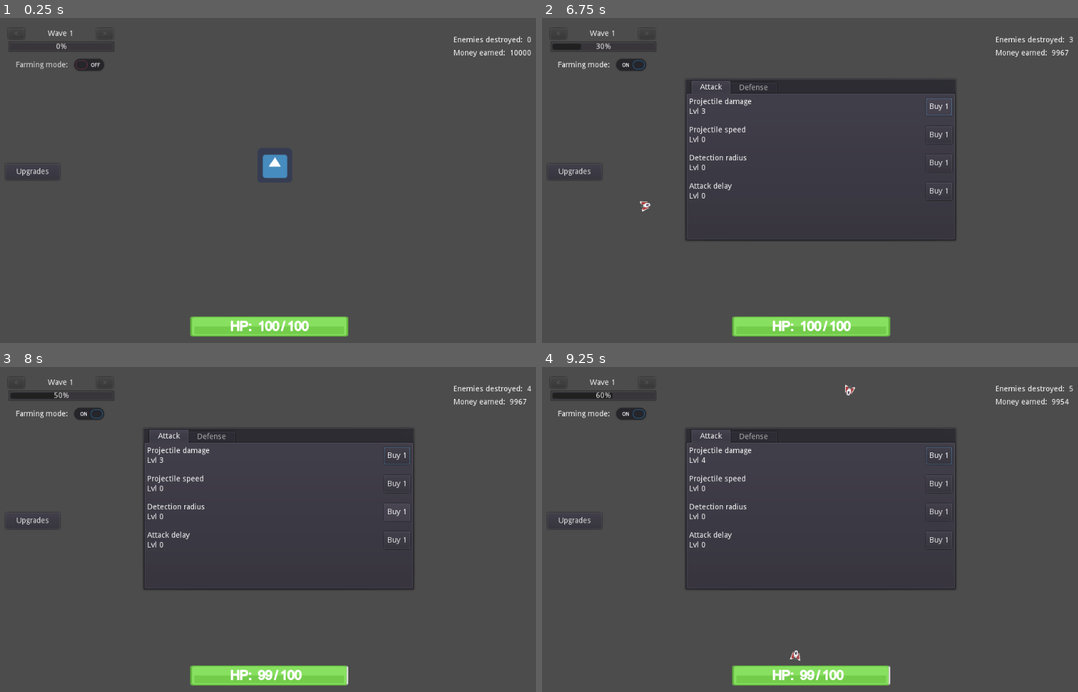
Above: before the commit, frames 1-4 (two rows, left to right).
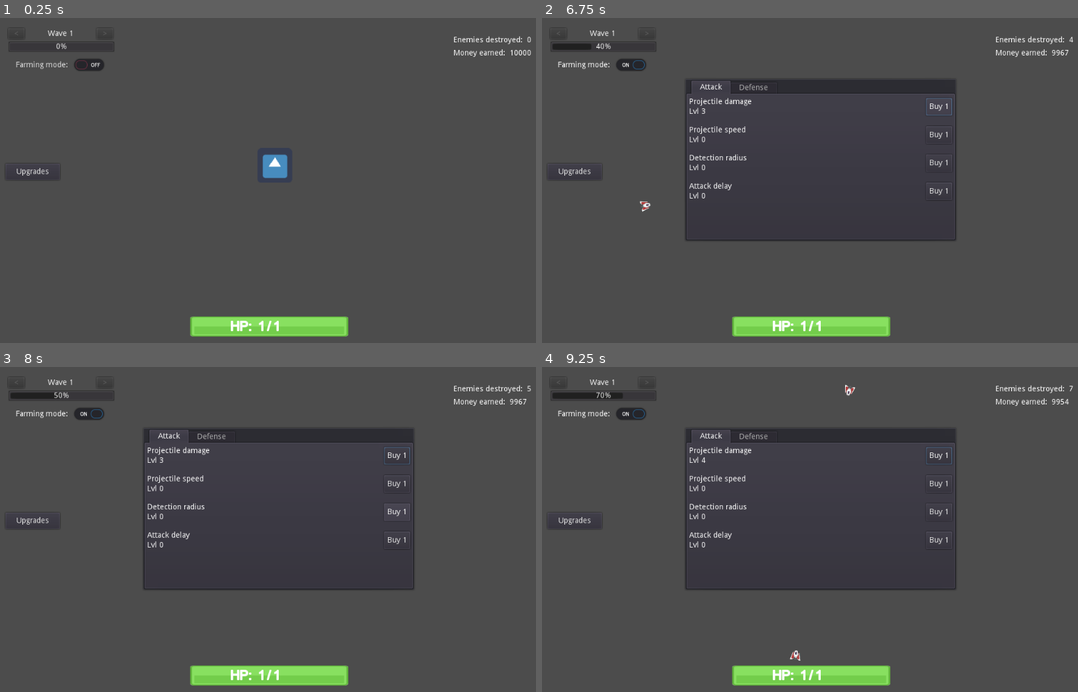
Above: after the commit, the same moments.

Repository: deniauma/UltimateDefenseIdle
Game: Godot game, scene res://Scenes/Main.tscn
Same seed, same stepped clock (60 frames per second), same inputs: the game is played once before the commit and once after it. The engine's default icon, where the game draws it, is replaced by a stand-in: a white triangle on a blue panel in a dark square.
Inputs (mouse positions are in pixels of both pictures, inside the frame that each line leads up to):
- Up to frame 1 (0.25 s): no input
- Up to frame 2 (6.75 s): click "Farming mode:" at 0.5 s; click "Upgrades" at 1.25 s; click "Buy 1" at 2 s; click "Farming mode:" at 2.75 s; click "Upgrades" at 3.5 s; click "Buy 1" at 4.25 s; click "Farming mode:" at 5 s; click "Upgrades" at 5.75 s; click "Buy 1" at 6.5 s
- Up to frame 3 (8 s): move the mouse to (396, 513) at 7.27 s
- Up to frame 4 (9.25 s): move the mouse to (708, 545) at 8.02 s; tap Enter at 8.75 s; move the mouse to (874, 458) at 8.77 s

The runs differ from the first frame. In frame 1, 0.2% of the frame differs, in the area x 49-58%, y 93-97%; in frame 2, 0.2%; in frame 3, 0.2%; in frame 4, 0.2%, in the area x 10-100%, y 5-98%.

Commit message:
Added aoe on bullets and def upgrades

Diff:
--- a/Scenes/Bullet.tscn
+++ b/Scenes/Bullet.tscn
@@ -1,10 +1,13 @@
-[gd_scene load_steps=4 format=2]
+[gd_scene load_steps=5 format=2]
 
 [ext_resource path="res://Scripts/Bullet.gd" type="Script" id=1]
 [ext_resource path="res://Assets/spaceMissiles_016.png" type="Texture" id=2]
 
 [sub_resource type="RectangleShape2D" id=1]
 extents = Vector2( 6.21915, 12.5194 )
+
+[sub_resource type="CircleShape2D" id=2]
+radius = 100.0
 
 [node name="Bullet" type="KinematicBody2D"]
 collision_layer = 4
@@ -31,3 +34,8 @@
 
 [node name="TTL" type="Timer" parent="."]
 autostart = true
+
+[node name="AoE" type="Area2D" parent="."]
+
+[node name="CollisionShape2D" type="CollisionShape2D" parent="AoE"]
+shape = SubResource( 2 )
--- a/Scenes/UpgradesUI.tscn
+++ b/Scenes/UpgradesUI.tscn
@@ -66,3 +66,8 @@
 margin_top = 32.0
 margin_right = -4.0
 margin_bottom = -4.0
+custom_constants/separation = 20
+
+[node name="UpgHP" parent="PopupPanel/TabContainer/Defense" instance=ExtResource( 2 )]
+
+[node name="UpgDef" parent="PopupPanel/TabContainer/Defense" instance=ExtResource( 2 )]
--- a/Scenes/WaveControl.tscn
+++ b/Scenes/WaveControl.tscn
@@ -58,4 +58,5 @@
 margin_left = 8.0
 margin_right = 188.0
 margin_bottom = 40.0
+focus_mode = 0
 text = "Farming mode: "
--- a/Scripts/Bullet.gd
+++ b/Scripts/Bullet.gd
@@ -20,7 +20,9 @@
 
 
 func on_hit(body):
-	body.take_damage(damage)
+	for enemy in $AoE.get_overlapping_bodies():
+		enemy.take_damage(damage)
+	#body.take_damage(damage)
 	queue_free()
 
 func self_destroy():
--- a/Scripts/GameState.gd
+++ b/Scripts/GameState.gd
@@ -4,8 +4,9 @@
 var gold = 10000
 var max_wave = 1
 var current_wave = 1
-var hp = 100
-var total_hp = 100
+var hp = 1
+var def = 0
+var total_hp = 1
 var player_proj_dmg = 5
 var player_proj_speed = 500
 var player_radius = 200
@@ -15,10 +16,15 @@
 var enemy_base_speed = 50
 var wave_base_density = 10
 
+#Attack upgrades
 var upg_proj_dmg = Upgrade.new("Projectile damage", 5, 10, 1)
 var upg_proj_speed = Upgrade.new("Projectile speed", 400, 10, 1)
 var upg_detect_radius = Upgrade.new("Detection radius", 200, 10, 1)
 var upg_attack_delay = Upgrade.new("Attack delay", 1, 15, -0.01)
+
+#Defense upgrades
+var upg_hp = Upgrade.new("Tower HP", 1, 10, 1)
+var upg_def = Upgrade.new("Damage reduction", 0, 20, 1, 1.20)
 
 func get_wave_hp(wave):
 	return floor(enemy_base_hp * pow(1.10, wave))
@@ -34,3 +40,5 @@
 	player_proj_speed = upg_proj_speed.get_current_total_value()
 	player_radius = upg_detect_radius.get_current_total_value()
 	player_attack_delay = upg_attack_delay.get_current_total_value()
+	total_hp = upg_hp.get_current_total_value()
+	def = upg_def.get_current_total_value()
--- a/Scripts/Main.gd
+++ b/Scripts/Main.gd
@@ -2,6 +2,7 @@
 
 
 func _ready():
+	GameState.update_player_stats()
 	$Player.connect("body_entered", self, "on_player_contact")
 	$HUD/WaveControl.spawn_in_tree = $WaveManager
 	update_ui_hp()
@@ -9,6 +10,7 @@
 func _physics_process(delta):
 	$HUD/EnemiesDestroyed/Number.text = str(GameState.destroyed_enemies)
 	$HUD/MoneyEarned/Number.text = str(GameState.gold)
+	update_ui_hp()
 
 func update_ui_hp():
 	$HUD/PlayerLife.max_value = GameState.total_hp
@@ -20,5 +22,6 @@
 func on_player_contact(enemy):
 	enemy.emit_signal("die")
 	enemy.queue_free()
-	GameState.hp = max(GameState.hp - enemy.damage, 0)
+	var dmg = max(enemy.damage - GameState.def, 0)
+	GameState.hp = max(GameState.hp - dmg, 0)
 	update_ui_hp()
--- a/Scripts/UpgradesUI.gd
+++ b/Scripts/UpgradesUI.gd
@@ -6,6 +6,8 @@
 	$PopupPanel/TabContainer/Attack/ProjSpd.set_upgrade(GameState.upg_proj_speed)
 	$PopupPanel/TabContainer/Attack/DetectRadius.set_upgrade(GameState.upg_detect_radius)
 	$PopupPanel/TabContainer/Attack/AtkDelay.set_upgrade(GameState.upg_attack_delay)
+	$PopupPanel/TabContainer/Defense/UpgHP.set_upgrade(GameState.upg_hp)
+	$PopupPanel/TabContainer/Defense/UpgDef.set_upgrade(GameState.upg_def)
 
 func on_upgrades_click():
 	$PopupPanel.popup()
--- a/Scripts/WaveControl.gd
+++ b/Scripts/WaveControl.gd
@@ -29,6 +29,7 @@
 
 func prepare_wave(level):
 	get_tree().call_group("enemies", "queue_free")
+	GameState.hp = GameState.total_hp
 	wave_hp = GameState.get_wave_hp(level)
 	wave_damage = GameState.get_wave_damage(level)
 	wave_size = GameState.get_wave_density(level)
@@ -60,6 +61,11 @@
 
 func _physics_process(delta):
 	wave_progress.value = wave_size - wave_remaining
+	if GameState.hp == 0:
+		on_prev_wave_click()
+		GameState.hp = GameState.total_hp
+		on_farming_mode_click(true)
+		farming_toggle.pressed = true
 	if GameState.current_wave < GameState.max_wave or wave_remaining == 0:
 		next_btn.disabled = false
 		if not farming:
